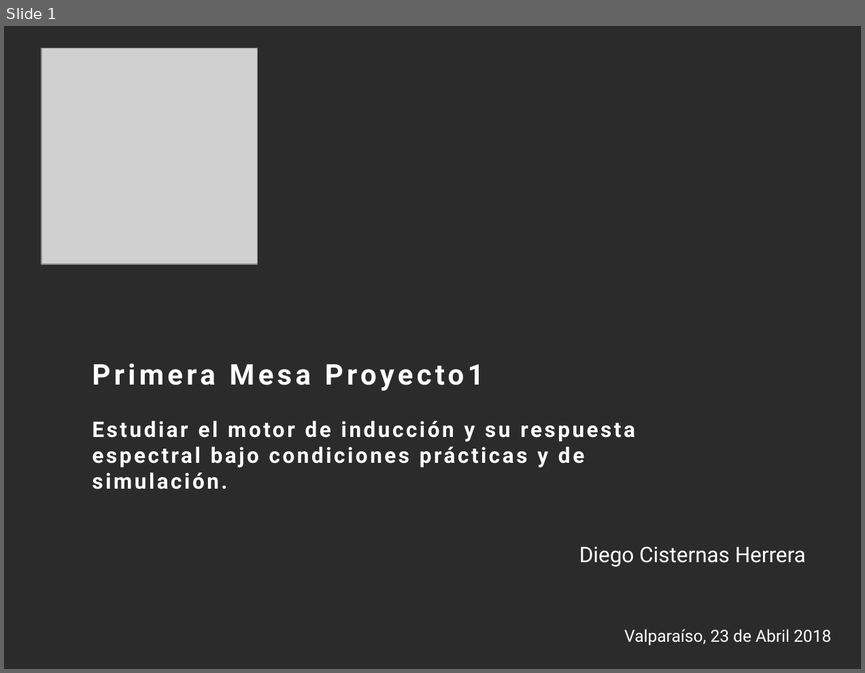
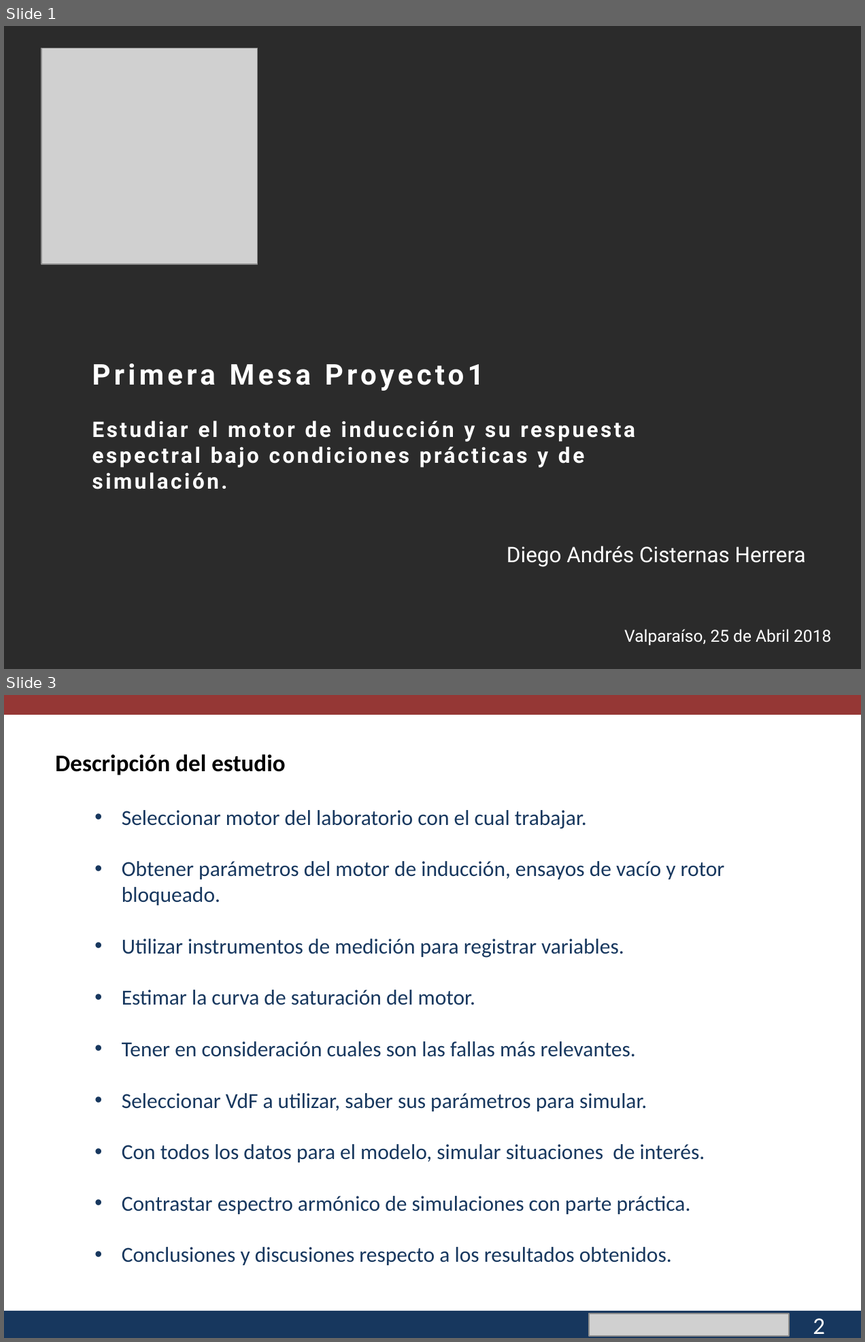
Before and after one commit to cisternashdiego/Proyecto1, a slide deck: Primera mesa.pptx. Shown one above the other, each under a label of ours: slide 1 before the commit, slides 1 and 3 after it; the slides between them are not shown. The pictures are 865x673 and 865x1342 pixels, drawn with LibreOffice and Linux fonts; fonts in the diff are those of the drawing; grey boxes stand for pictures; background and template pictures are left out; a plain dark background stands for a picture behind light text. Boxes give left, top, right and bottom in pixels: in the first picture for what was removed or moved away, otherwise in the second. Text is boxed around its words. In the diff, an @@ line names an element or a change of style, - is before the commit and + after.

```diff
--- a/Primera mesa.pptx
+++ b/Primera mesa.pptx
@@ slide 3 added at <box>4,695,861,1338</box>, background #FFFFFF @@
@@ rectangle added at <box>4,695,861,715</box>, fill #953735 @@
@@ text added at <box>55,754,285,775</box>, 20 pt, text #000000, bold @@
+  Descripción del estudio
@@ text added at <box>122,810,725,1265</box>, 18 pt, text #17375E @@
+• Seleccionar motor del laboratorio con el cual trabajar.
+• Obtener parámetros del motor de inducción, ensayos de vacío y rotor bloqueado.
+• Utilizar instrumentos de medición para registrar variables.
+• Estimar la curva de saturación del motor.
+• Tener en consideración cuales son las fallas más relevantes.
+• Seleccionar VdF a utilizar, saber sus parámetros para simular.
+• Con todos los datos para el modelo, simular situaciones de interés.
+• Contrastar espectro armónico de simulaciones con parte práctica.
+• Conclusiones y discusiones respecto a los resultados obtenidos.
@@ rectangle added at <box>4,1310,861,1338</box>, fill #17375E @@
@@ picture added at <box>588,1312,788,1335</box> @@
@@ text added at <box>718,1311,861,1338</box>, 11 pt, text #FFFFFF @@
+pucv.cl
@@ text added at <box>813,1318,825,1334</box>, 20 pt, text #FFFFFF @@
+2
@@ slide 1 changed as well @@
@@ text at <box>507,546,806,567</box>: text changed @@
-Diego Cisternas Herrera
+Diego Andrés Cisternas Herrera
@@ text at <box>624,628,831,645</box>: text changed @@
-Valparaíso, 23 de Abril 2018
+Valparaíso, 25 de Abril 2018
```
Also in this commit, not shown: 16 other slides added, 1 slide removed, 2 other files.
